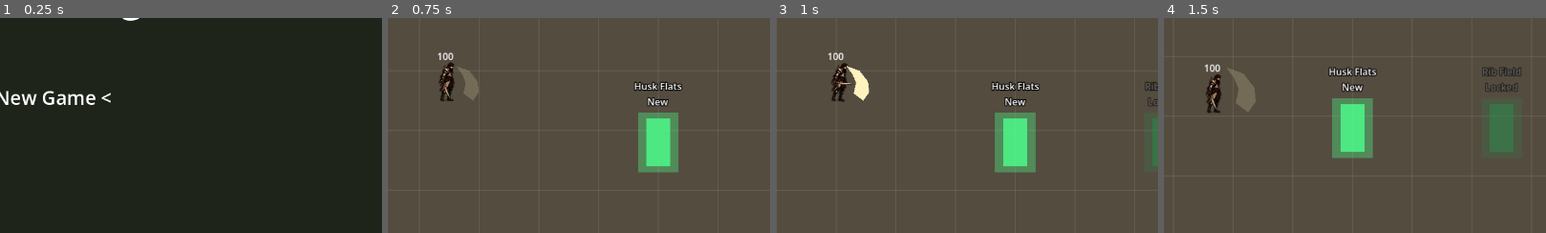
Above: before the commit, frames 1-4 (left to right).
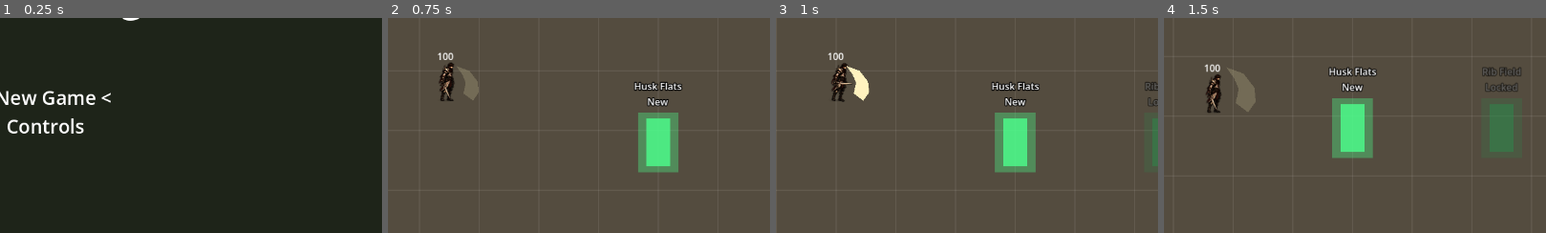
Above: after the commit, the same moments.

Repository: knc219-a11y/second-game
Game: Godot game, scene res://scenes/title.tscn
The game is run twice, just before and just after one commit, with the same random seed, the same clock (stepped at 60 frames per second) and the same inputs.
Inputs:
- Up to frame 1 (0.25 s): no input
- Up to frame 2 (0.75 s): tap Enter (ui_accept) at 0.5 s; hold Right (move_right) from 0.53 s (still down); hold X (attack) from 0.53 s (still down)
- Up to frame 3 (1 s): keep holding Right (move_right); keep holding X (attack); tap Enter (ui_accept) at 0.77 s; tap L (lock) at 0.8 s
- Up to frame 4 (1.5 s): tap Enter (ui_accept) at 1.07 s; release Right (move_right) at 1.28 s; release X (attack) at 1.28 s; hold Down (move_down) from 1.28 s (still down); tap L (lock) at 1.35 s
The pictures show only the part of the screen within x 44-94%, y 35-85%; the shares and areas given below are measured in that part.

The runs differ from the first frame. In frame 1, 0.6% of the frame differs, in the area x 2-22%, y 46-54%; in frame 2, nothing differs; in frame 3, nothing differs; in frame 4, nothing differs.

Commit message:
Controls screen: title and pause menus list every key and the stage goal
Co-Authored-By: Claude Opus 5.5 (1M context) <noreply@anthropic.com>
Claude-Session: https://claude.ai/code/session_01RnBJ616cu2MgRzFG4FG5Mt

Diff:
--- a/scripts/pause_menu.gd
+++ b/scripts/pause_menu.gd
@@ -2,9 +2,11 @@
 
 # Esc pauses the game and shows this menu (it keeps running while the tree is
 # paused). Up/Down picks, X or Enter confirms, Esc again resumes.
-# Return to Town is only listed in a stage or the dungeon.
+# Return to Town is only listed in a stage or the dungeon. Controls shows the
+# title screen's key list; X, Enter or Esc goes back to the menu.
 
 const TITLE_SCENE := "res://scenes/title.tscn"
+const TITLE_SCRIPT := preload("res://scripts/title.gd")
 
 var options: Array[String] = []
 var selected := 0
@@ -13,10 +15,13 @@
 
 @onready var map: Node = get_parent()
 @onready var menu_label: Label = $Menu
+var controls: Label
 
 
 func _ready() -> void:
 	visible = false
+	controls = TITLE_SCRIPT.make_controls_label()
+	add_child(controls)
 
 
 func _process(_delta: float) -> void:
@@ -27,6 +32,10 @@
 	if not visible:
 		if Input.is_action_just_pressed("pause") and _can_pause():
 			_open()
+		return
+	if controls.visible:
+		if Input.is_action_just_pressed("attack") or Input.is_action_just_pressed("ui_accept") or Input.is_action_just_pressed("pause"):
+			controls.visible = false
 		return
 	if Input.is_action_just_pressed("pause"):
 		_resume()
@@ -50,6 +59,7 @@
 	options = ["Resume"]
 	if not map.in_hub:
 		options.append("Return to Hidehold")
+	options.append("Controls")
 	options.append("Title")
 	selected = 0
 	_refresh()
@@ -65,6 +75,8 @@
 		"Return to Hidehold":
 			_resume()
 			map.return_to_town()
+		"Controls":
+			controls.visible = true
 		"Title":
 			_resume()
 			Engine.time_scale = 1.0
@@ -73,6 +85,7 @@
 
 func _resume() -> void:
 	resume_pending = false
+	controls.visible = false
 	visible = false
 	get_tree().paused = false
 	print("Resumed")
--- a/scripts/title.gd
+++ b/scripts/title.gd
@@ -2,14 +2,32 @@
 
 # Title screen shown before the town. Up/Down picks, X or Enter confirms.
 # Continue is listed only when a save file exists. New Game asks once
-# (default No) and then deletes the save before starting in town.
+# (default No) and then deletes the save before starting in town. Controls
+# shows the key list and the goal (also opened from the pause menu); X, Enter
+# or Esc goes back.
 
 const GAME_SCENE := "res://scenes/test_map.tscn"
 const SAVE_PATH := "user://save.cfg"  # same file as player.gd SAVE_PATH
+const CONTROLS_TEXT := """Controls
+
+Move   Arrow keys
+Attack   X  (hold for the 3-hit combo)
+Roll   Space        Parry   Z  (just before a swing lands)
+Skills   Q Dash Slash    W Whirl Slash    E Sinew Hook
+Blacksmith   C        Inventory   I        Pause   Esc
+In the inventory   X wear    C salvage    L lock    Space salvage worse
+
+Goal
+Walk into a Hidehold gate to start a stage.
+Kill every enemy, then walk into the exit on the right.
+Fewer hits taken = better grade and better chests.
+
+X / Esc: back"""
 
 var options: Array[String] = []
 var selected := 0
 var confirming := false
+var controls: Label
 
 @onready var menu_label: Label = $Menu
 @onready var hint_label: Label = $Hint
@@ -19,10 +37,38 @@
 	if FileAccess.file_exists(SAVE_PATH):
 		options.append("Continue")
 	options.append("New Game")
+	options.append("Controls")
+	controls = make_controls_label()
+	add_child(controls)
 	_refresh()
 
 
+# Full-screen key list over a dark backdrop, hidden until shown; the pause menu
+# builds its own copy with this too.
+static func make_controls_label() -> Label:
+	var label := Label.new()
+	label.name = "Controls"
+	label.set_anchors_preset(Control.PRESET_FULL_RECT)
+	label.horizontal_alignment = HORIZONTAL_ALIGNMENT_CENTER
+	label.vertical_alignment = VERTICAL_ALIGNMENT_CENTER
+	label.add_theme_font_size_override("font_size", 24)
+	label.add_theme_constant_override("outline_size", 6)
+	label.add_theme_color_override("font_outline_color", Color(0, 0, 0, 1))
+	label.text = CONTROLS_TEXT
+	var dim := ColorRect.new()
+	dim.color = Color(0.04, 0.05, 0.04, 1)
+	dim.show_behind_parent = true
+	dim.set_anchors_preset(Control.PRESET_FULL_RECT)
+	label.add_child(dim)
+	label.visible = false
+	return label
+
+
 func _process(_delta: float) -> void:
+	if controls.visible:
+		if Input.is_action_just_pressed("attack") or Input.is_action_just_pressed("ui_accept") or Input.is_action_just_pressed("pause"):
+			controls.visible = false
+		return
 	if Input.is_action_just_pressed("move_up"):
 		selected = wrapi(selected - 1, 0, _choices().size())
 		_refresh()
@@ -43,6 +89,8 @@
 	match choice:
 		"Continue":
 			_start()
+		"Controls":
+			controls.visible = true
 		"New Game":
 			if FileAccess.file_exists(SAVE_PATH):
 				confirming = true
